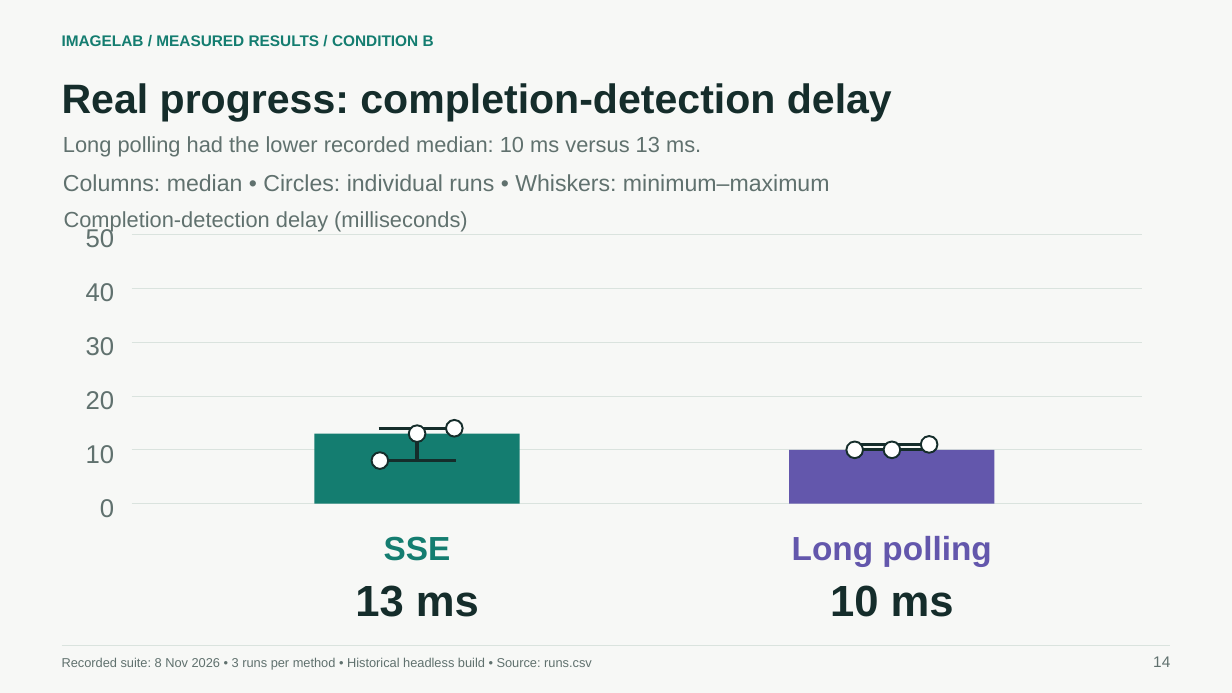
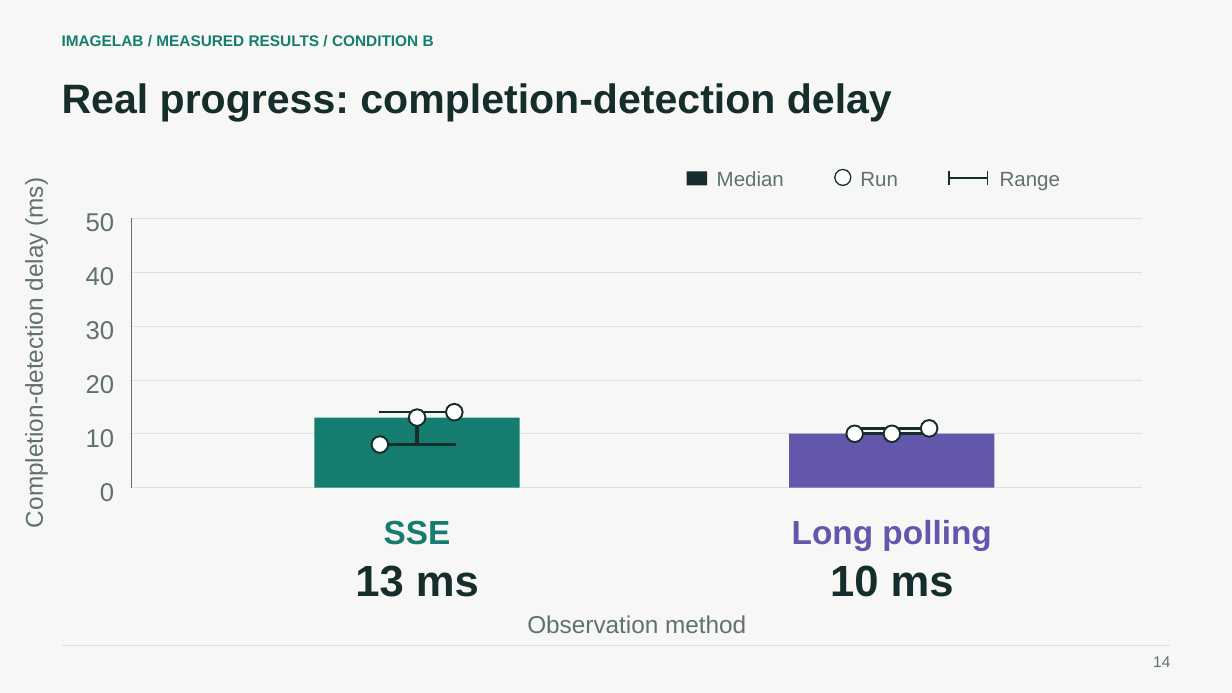
Before and after one commit to darynforman/worddoc, a slide deck: slide 14 of assessment3-presentation/ImageLab_Assessment_3_Daryn_Forman.pptx. Drawn at 1232x693 pixels with LibreOffice and Linux fonts; fonts in the diff are those of the drawing. Boxes give left, top, right and bottom in pixels: in the first picture for what was removed or moved away, otherwise in the second. Text is boxed around its words. In the diff, an @@ line names an element or a change of style, - is before the commit and + after.

```diff
--- a/assessment3-presentation/ImageLab_Assessment_3_Daryn_Forman.pptx
+++ b/assessment3-presentation/ImageLab_Assessment_3_Daryn_Forman.pptx
@@ text removed at [63,136,701,156] @@
-Long polling had the lower recorded median: 10 ms versus 13 ms.
@@ text "Completion-detection delay (ms)" at [21,182,48,521]: rotation 0 to 270 degrees @@
@@ text removed at [63,174,830,191] @@
-Columns: median • Circles: individual runs • Whiskers: minimum–maximum
@@ rectangle added at [687,171,707,185], fill #152D2B @@
@@ text added at [717,171,784,186], 16 pt, text #60716E @@
+Median
@@ ellipse added at [835,169,850,185], fill #FFFFFF, outline #152D2B 1 pt @@
@@ text added at [860,172,898,186], 16 pt, text #60716E @@
+Run
@@ line added from (949, 177) to (988, 177), #152D2B 1.5 pt @@
@@ line added from (949, 171) to (949, 185), #152D2B 1 pt @@
@@ line added from (988, 171) to (988, 185), #152D2B 1 pt @@
@@ text added at [1000,172,1060,190], 16 pt, text #60716E @@
+Range
@@ text at [21,182,48,521]: text changed; size 17 to 19 pt @@
-Completion-detection delay (milliseconds)
+Completion-detection delay (ms)
@@ line added from (131, 218) to (131, 488), #60716E 1 pt @@
@@ line moved from (854, 445) - (931, 445) to (854, 433) - (931, 433) @@
@@ line moved from (854, 450) - (931, 450) to (854, 429) - (931, 429) @@
@@ 10 lines, 8 texts, 6 ellipses, 2 rectangles: place and size @@
-10 lines, 8 texts, 6 ellipses, 2 rectangles at [86,226,1142,567]
+10 lines, 8 texts, 6 ellipses, 2 rectangles at [86,213,1142,551]
@@ line added from (131, 488) to (1142, 488), #60716E 1 pt @@
@@ text "13 ms": place and size @@
-text "13 ms" at [355,585,479,617]
+text "13 ms" at [355,565,479,597]
@@ text "10 ms": place and size @@
-text "10 ms" at [830,585,954,617]
+text "10 ms" at [830,565,954,597]
@@ text added at [527,615,746,633], 19 pt, text #60716E @@
+Observation method
@@ text removed at [62,657,592,670] @@
-Recorded suite: 8 Nov 2026 • 3 runs per method • Historical headless build • Source: runs.csv
```
Also in this commit, not shown: 5 other slides changed, 12 other files.
